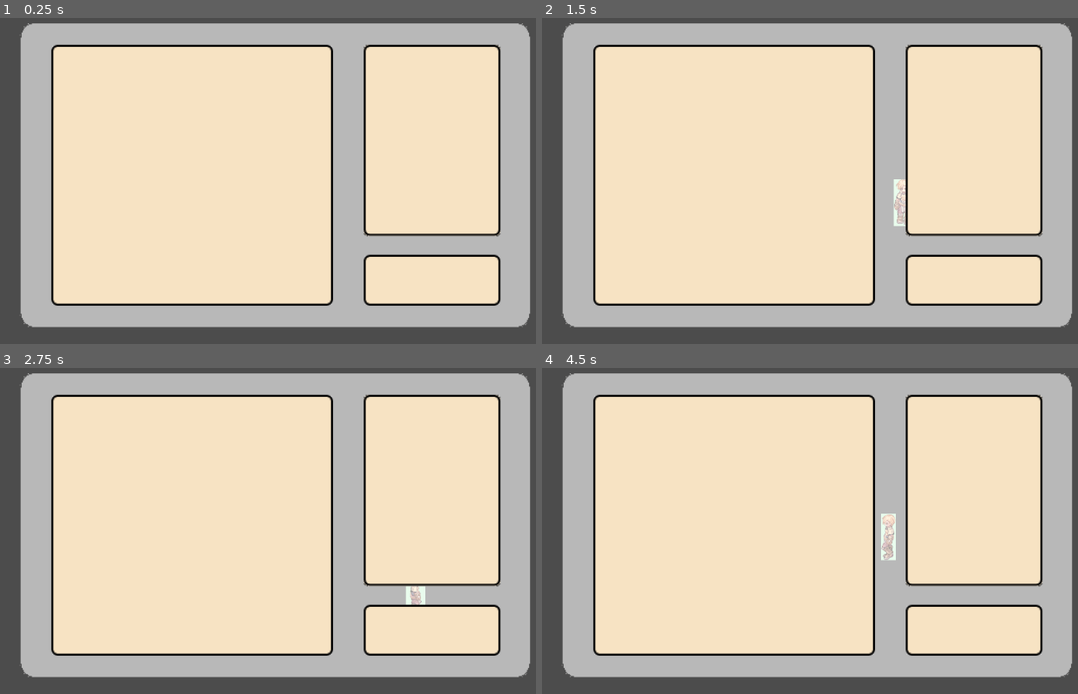
Above: before the commit, frames 1-4 (two rows, left to right).
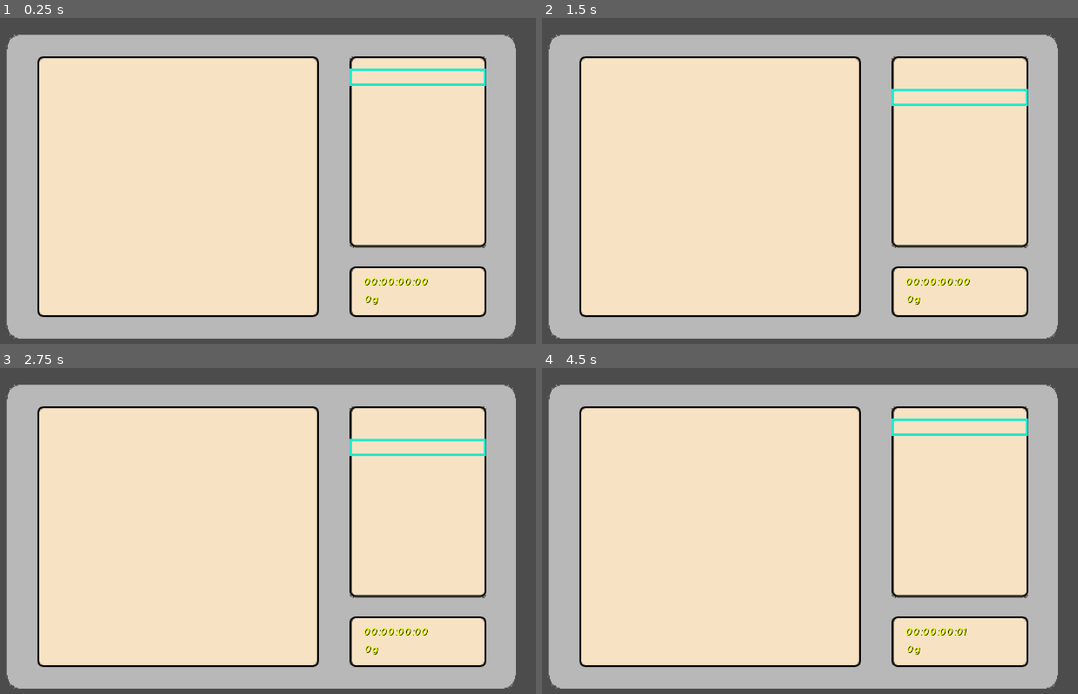
Above: after the commit, the same moments.

Repository: marinho112/rpg001
Game: Godot game, scene res://nodes/root.tscn
Two runs of this game, one before a commit and one after it. Both use one fixed random seed, a clock stepped at 60 frames per second and the inputs below.
Inputs (mouse positions are in pixels of both pictures, inside the frame that each line leads up to):
- Up to frame 1 (0.25 s): no input
- Up to frame 2 (1.5 s): tap Enter (botao_pausa, bound only after the commit) at 0.5 s; move the mouse to (847, 200) at 0.52 s; hold Right (ui_right) 0.53-1.28 s; tap A (a) at 0.6 s; click (847, 200) at 0.8 s; move the mouse to (676, 197) at 1.27 s; hold Down (ui_down) from 1.28 s (still down); click (676, 197) at 1.35 s
- Up to frame 3 (2.75 s): tap A (a) at 1.55 s; tap Space at 2 s; move the mouse to (343, 439) at 2.02 s; release Down (ui_down) at 2.03 s; hold Right (ui_right) from 2.03 s (still down); tap E (E_BUTTON) at 2.1 s; click (343, 439) at 2.3 s
- Up to frame 4 (4.5 s): move the mouse to (777, 605) at 2.77 s; release Right (ui_right) at 2.78 s; hold Up (ui_up) 2.78-3.53 s; tap A (a) at 2.85, 4.35 s; tap Enter (botao_pausa, bound only after the commit) at 3.5, 4.15 s; move the mouse to (1024, 586) at 3.52 s; hold Left (ui_left) from 3.53 s (still down); click (1024, 586) at 3.6 s; tap Space at 4.25 s; move the mouse to (606, 469) at 4.27 s

The runs differ from the first frame. In frame 1, 30% of the frame differs, in the area x 0-99%, y 1-99%; in frame 2, 30%; in frame 3, 30%; in frame 4, 30%.
Error after the commit: Invalid call. Nonexistent function 'recuperaTudo' in base 'Nil'. (res://script/menus/MenuInGame.gd:18)

Commit message:
Iniciado a fazer o menu In Game

Diff:
--- /dev/null
+++ b/VariaveisGlobais.gd
@@ -0,0 +1,34 @@
+extends Node
+
+var pausado = false
+
+var dinheiro = 0
+
+var microTempo = 0
+var segundos = 0
+var minutos = 0
+var horas = 0
+var dias = 0
+
+func _ready():
+	set_process(true)
+
+func _process(delta):
+	controlaRelogio(delta)
+
+
+func controlaRelogio(delta):
+	if(!pausado):
+		microTempo += delta
+		if(microTempo>=1):
+			segundos+=1
+			microTempo-=1
+		if(segundos>=60):
+			minutos+=1
+			segundos-=60
+		if(minutos>=60):
+			horas+=1
+			minutos-=60
+		if(horas>=24):
+			dias+=1
+			horas-=24
--- /dev/null
+++ b/fontes/FontesSalvas/fonteMenuInGame.tres
@@ -0,0 +1,7 @@
+[gd_resource type="DynamicFont" load_steps=2 format=2]
+
+[ext_resource path="res://fontes/quicksand/Quicksand-BoldItalic.otf" type="DynamicFontData" id=1]
+
+[resource]
+size = 20
+font_data = ExtResource( 1 )
--- a/nodes/menus/MenuInGame.tscn
+++ b/nodes/menus/MenuInGame.tscn
@@ -1,9 +1,19 @@
-[gd_scene load_steps=2 format=2]
+[gd_scene load_steps=5 format=2]
 
 [ext_resource path="res://sprites/menus/menuInGame/fundo.png" type="Texture" id=1]
+[ext_resource path="res://nodes/menus/MenuInGameTempoDinheiro.tscn" type="PackedScene" id=2]
+[ext_resource path="res://nodes/menus/MenuInGameOpcoes.tscn" type="PackedScene" id=3]
+[ext_resource path="res://script/menus/MenuInGame.gd" type="Script" id=4]
 
 [node name="MenuInGame" type="Node2D"]
+z_index = 100
+script = ExtResource( 4 )
 
 [node name="fundo" type="Sprite" parent="."]
-z_index = 100
 texture = ExtResource( 1 )
+
+[node name="MenuInGameTempoDinheiro" parent="." instance=ExtResource( 2 )]
+position = Vector2( 192.755, 175.566 )
+
+[node name="MenuInGameOpcoes" parent="." instance=ExtResource( 3 )]
+position = Vector2( 306, -66 )
--- /dev/null
+++ b/nodes/menus/MenuInGameInfoPersonagem.tscn
@@ -0,0 +1,93 @@
+[gd_scene load_steps=5 format=2]
+
+[ext_resource path="res://sprites/menus/menuInGame/fundoOpcoes.png" type="Texture" id=1]
+[ext_resource path="res://sprites/personagem/grupo/rosto-ze.png" type="Texture" id=2]
+[ext_resource path="res://fontes/FontesSalvas/fonteMenuInGame.tres" type="DynamicFont" id=3]
+
+[sub_resource type="GDScript" id=1]
+resource_name = "MenuInGameInfoPErsonagem"
+script/source = "extends Node2D
+
+
+var personagem
+var posicao
+
+# Called when the node enters the scene tree for the first time.
+func _ready():
+	set_process(true)
+
+func _process(delta):
+
+	$Nome.set_text(personagem.nome)
+
+	var textoExp = ControlaDados.receberTexto(\"menus\",15) +\": \"
+	textoExp+= str(personagem.experiencia)+\"/\"+str(personagem.calculaXpProximoLv())
+	$Exp.set_text(textoExp)
+
+	var textoHp = ControlaDados.receberTexto(\"menus\",13) +\": \"
+	textoHp+= str(personagem.hpAtual)+\"/\"+str(personagem.hpMaximo)
+	$Hp.set_text(textoHp)
+
+	var textoMp = ControlaDados.receberTexto(\"menus\",14) +\": \"
+	textoMp+= str(personagem.mpAtual)+\"/\"+str(personagem.mpMaximo)
+	$Mp.set_text(textoMp)
+"
+
+[node name="MenuInGameInfoPersonagem" type="Node2D"]
+script = SubResource( 1 )
+
+[node name="fundo" type="Sprite" parent="."]
+visible = false
+rotation = 1.5708
+scale = Vector2( 0.3, 1.4 )
+texture = ExtResource( 1 )
+
+[node name="imagem" type="Sprite" parent="."]
+position = Vector2( -210, 0 )
+scale = Vector2( 0.4, 0.4 )
+texture = ExtResource( 2 )
+
+[node name="Nome" type="Label" parent="."]
+margin_left = -165.0
+margin_top = -30.0
+margin_right = -79.3698
+margin_bottom = -20.521
+custom_fonts/font = ExtResource( 3 )
+custom_colors/font_color_shadow = Color( 0, 0, 0, 1 )
+text = "Nome"
+__meta__ = {
+"_edit_use_anchors_": false
+}
+
+[node name="Exp" type="Label" parent="."]
+margin_left = 60.0
+margin_top = -30.0
+margin_right = -79.3698
+margin_bottom = -20.521
+custom_fonts/font = ExtResource( 3 )
+custom_colors/font_color_shadow = Color( 0, 0, 0, 1 )
+text = "Exp: 99999/99999"
+__meta__ = {
+"_edit_use_anchors_": false
+}
+
+[node name="Hp" type="Label" parent="."]
+margin_left = -165.0
+margin_right = -76.2897
+margin_bottom = 11.3062
+custom_fonts/font = ExtResource( 3 )
+custom_colors/font_color_shadow = Color( 0, 0, 0, 1 )
+text = "HP: 10/10"
+__meta__ = {
+"_edit_use_anchors_": false
+}
+
+[node name="Mp" type="Label" parent="."]
+margin_right = -46.8564
+margin_bottom = 39.0267
+custom_fonts/font = ExtResource( 3 )
+custom_colors/font_color_shadow = Color( 0, 0, 0, 1 )
+text = "MP: 10/10"
+__meta__ = {
+"_edit_use_anchors_": false
+}
--- /dev/null
+++ b/nodes/menus/MenuInGameOpcao.tscn
@@ -0,0 +1,24 @@
+[gd_scene load_steps=3 format=2]
+
+[ext_resource path="res://fontes/FontesSalvas/fonteMenuInGame.tres" type="DynamicFont" id=1]
+
+[sub_resource type="RectangleShape2D" id=1]
+extents = Vector2( 126.001, 13.9993 )
+
+[node name="OpcaoPersonagem" type="Area2D"]
+
+[node name="Collision" type="CollisionShape2D" parent="."]
+shape = SubResource( 1 )
+
+[node name="texto" type="Label" parent="."]
+margin_left = -118.0
+margin_top = -12.0
+margin_right = 8.99966
+margin_bottom = 12.0
+custom_fonts/font = ExtResource( 1 )
+custom_colors/font_color_shadow = Color( 0, 0, 0, 1 )
+text = "Opcões"
+valign = 1
+__meta__ = {
+"_edit_use_anchors_": false
+}
--- /dev/null
+++ b/nodes/menus/MenuInGameOpcoes.tscn
@@ -0,0 +1,40 @@
+[gd_scene load_steps=5 format=2]
+
+[ext_resource path="res://script/menus/MenuInGameOpcoes.gd" type="Script" id=1]
+[ext_resource path="res://sprites/menus/menuInGame/fundoOpcoes.png" type="Texture" id=2]
+[ext_resource path="res://nodes/menus/MenuInGameOpcao.tscn" type="PackedScene" id=3]
+[ext_resource path="res://nodes/objetos/cursorMenuCombate.tscn" type="PackedScene" id=4]
+
+[node name="MenuInGameOpcoes" type="Node2D"]
+script = ExtResource( 1 )
+
+[node name="fundo" type="Sprite" parent="."]
+visible = false
+texture = ExtResource( 2 )
+
+[node name="OpcaoStatus" parent="." instance=ExtResource( 3 )]
+position = Vector2( 0, -150 )
+
+[node name="OpcaoEquipamentos" parent="." instance=ExtResource( 3 )]
+position = Vector2( 0, -110 )
+
+[node name="OpcaoHabilidades" parent="." instance=ExtResource( 3 )]
+position = Vector2( 0, -70 )
+
+[node name="OpcaoItens" parent="." instance=ExtResource( 3 )]
+position = Vector2( 0, -30 )
+
+[node name="OpcaoBestiario" parent="." instance=ExtResource( 3 )]
+position = Vector2( 0, 10 )
+
+[node name="OpcaoOpcoes" parent="." instance=ExtResource( 3 )]
+position = Vector2( 0, 50 )
+
+[node name="OpcaoAjuda" parent="." instance=ExtResource( 3 )]
+position = Vector2( 0, 90 )
+
+[node name="OpcaoSair" parent="." instance=ExtResource( 3 )]
+position = Vector2( 0, 130 )
+
+[node name="cursor" parent="." instance=ExtResource( 4 )]
+scale = Vector2( 0.85, 1 )
--- /dev/null
+++ b/nodes/menus/MenuInGameTempoDinheiro.tscn
@@ -0,0 +1,63 @@
+[gd_scene load_steps=3 format=2]
+
+[ext_resource path="res://fontes/FontesSalvas/fonteMenuInGame.tres" type="DynamicFont" id=1]
+
+[sub_resource type="GDScript" id=1]
+resource_name = "MenuTempoDInheiro"
+script/source = "extends Node2D
+
+var textoTempo = ControlaDados.receberTexto(\"menus\",0)+\" \"
+var textoOuro = ControlaDados.receberTexto(\"menus\",1)+\" \"
+
+func _ready():
+
+	set_process(true)
+
+
+func _process(delta):
+	var tempo = textoTempo
+	var dinheiro = textoOuro
+
+	tempo +=formataTempo(VariaveisGlobais.dias)+\":\"
+	tempo +=formataTempo(VariaveisGlobais.horas)+\":\"
+	tempo +=formataTempo(VariaveisGlobais.minutos)+\":\"
+	tempo +=formataTempo(VariaveisGlobais.segundos)
+
+	dinheiro+=str(VariaveisGlobais.dinheiro)+\"g\"
+
+	$Tempo.set_text(tempo)
+	$Dinheiro.set_text(dinheiro)
+
+func formataTempo(inteiro):
+	if(inteiro<10):
+		return \"0\"+str(inteiro)
+	else:
+		return str(inteiro)
+"
+
+[node name="MenuInGameTempoDinheiro" type="Node2D"]
+script = SubResource( 1 )
+
+[node name="Tempo" type="Label" parent="."]
+margin_right = 40.0
+margin_bottom = 14.0
+custom_fonts/font = ExtResource( 1 )
+custom_colors/font_color = Color( 0.898039, 1, 0.00784314, 1 )
+custom_colors/font_color_shadow = Color( 0, 0, 0, 1 )
+text = "Tempo: 00:00:00:00"
+__meta__ = {
+"_edit_use_anchors_": false
+}
+
+[node name="Dinheiro" type="Label" parent="."]
+margin_left = 1.54758
+margin_top = 34.0464
+margin_right = 41.5476
+margin_bottom = 48.0464
+custom_fonts/font = ExtResource( 1 )
+custom_colors/font_color = Color( 0.898039, 1, 0.00784314, 1 )
+custom_colors/font_color_shadow = Color( 0, 0, 0, 1 )
+text = "Gold: 0"
+__meta__ = {
+"_edit_use_anchors_": false
+}
--- a/nodes/menus/menuPrincipalInGame.tscn
+++ /dev/null
@@ -1,5 +0,0 @@
-[gd_scene format=2]
-
-[node name="menuPrincipalInGame" type="Node2D"]
-
-[node name="Fundo" type="Sprite" parent="."]
--- a/nodes/root.tscn
+++ b/nodes/root.tscn
@@ -1,16 +1,11 @@
-[gd_scene load_steps=4 format=2]
+[gd_scene load_steps=3 format=2]
 
-[ext_resource path="res://nodes/objetos/Objetos de Cenario/Objeto.tscn" type="PackedScene" id=1]
-[ext_resource path="res://nodes/objetos/personagem.tscn" type="PackedScene" id=2]
 [ext_resource path="res://nodes/menus/MenuInGame.tscn" type="PackedScene" id=3]
+[ext_resource path="res://script/root.gd" type="Script" id=4]
 
 [node name="root" type="Node2D"]
-
-[node name="personagem" parent="." instance=ExtResource( 2 )]
-position = Vector2( 748.161, 403.807 )
-
-[node name="Objeto" parent="." instance=ExtResource( 1 )]
-position = Vector2( 417.9, 409.946 )
+pause_mode = 2
+script = ExtResource( 4 )
 
 [node name="MenuInGame" parent="." instance=ExtResource( 3 )]
-position = Vector2( 692.444, 379.371 )
+position = Vector2( 664.921, 401.9 )
--- a/project.godot
+++ b/project.godot
@@ -25,6 +25,7 @@
 Sprites="*res://script/Sprites.gd"
 Global="*res://script/Global.gd"
 ControlaDados="*res://script/controlaDados.gd"
+VariaveisGlobais="*res://script/VariaveisGlobais.gd"
 GolpesClasses="*res://script/golpes/golpes_classes.gd"
 Bonus="*res://script/bonus.gd"
 Equipamentos="*res://script/itens/equipamentos/equipamentos.gd"
@@ -67,6 +68,12 @@
 "events": [ Object(InputEventKey,"resource_local_to_scene":false,"resource_name":"","device":0,"alt":false,"shift":false,"control":false,"meta":false,"command":false,"pressed":false,"scancode":69,"unicode":0,"echo":false,"script":null)
  ]
 }
+botao_pausa={
+"deadzone": 0.5,
+"events": [ Object(InputEventKey,"resource_local_to_scene":false,"resource_name":"","device":0,"alt":false,"shift":false,"control":false,"meta":false,"command":false,"pressed":false,"scancode":16777221,"unicode":0,"echo":false,"script":null)
+, Object(InputEventKey,"resource_local_to_scene":false,"resource_name":"","device":0,"alt":false,"shift":false,"control":false,"meta":false,"command":false,"pressed":false,"scancode":80,"unicode":0,"echo":false,"script":null)
+ ]
+}
 
 [rendering]
 
--- a/script/Constantes.gd
+++ b/script/Constantes.gd
@@ -1,5 +1,6 @@
 extends Node
 
+const IDIOMA_PORTUGUES_BR = "portugues-br"
 
 #GRUPOS
 const GRUPO_INIMIGO = "000000"
--- a/script/Global.gd
+++ b/script/Global.gd
@@ -2,6 +2,9 @@
 
 func _init():
 	randomize()
+
+func xpNecessariaLv(lv):
+	return (30*lv) + (5*lv*lv)
 
 class personagem:
 
@@ -12,7 +15,7 @@
 	var classe =0
 	var esferas=5
 	var maxValorEsferas = 3
-	var experiencia
+	var experiencia = 0
 
 	var hpMaximo
 	var mpMaximo
@@ -236,6 +239,9 @@
 
 		return lista
 
+	func calculaXpProximoLv():
+		return Global.xpNecessariaLv(lv)
+
 	func calculaAtributos():
 		hpMaximo = baseHp * (lv+5) /2
 		hpMaximo += hpMaximo * vitalidade / 10
--- /dev/null
+++ b/script/VariaveisGlobais.gd
@@ -0,0 +1,40 @@
+extends Node
+
+var idioma = Constantes.IDIOMA_PORTUGUES_BR
+var listaPersonagens = []
+
+var dinheiro = 0
+
+var microTempo = 0
+var segundos = 0
+var minutos = 0
+var horas = 0
+var dias = 0
+
+func _ready():
+	listaPersonagens.append(ControlaDados.carregaInfoInicialPersonagemGrupo(1001))
+	listaPersonagens.append(ControlaDados.carregaInfoInicialPersonagemGrupo(1001))
+	listaPersonagens.append(ControlaDados.carregaInfoInicialPersonagemGrupo(1001))
+	listaPersonagens.append(ControlaDados.carregaInfoInicialPersonagemGrupo(1001))
+	listaPersonagens.append(ControlaDados.carregaInfoInicialPersonagemGrupo(1001))
+	listaPersonagens.append(ControlaDados.carregaInfoInicialPersonagemGrupo(1001))
+	set_process(true)
+
+func _process(delta):
+	controlaRelogio(delta)
+
+
+func controlaRelogio(delta):
+	microTempo += delta
+	if(microTempo>=1):
+		segundos+=1
+		microTempo-=1
+	if(segundos>=60):
+		minutos+=1
+		segundos-=60
+	if(minutos>=60):
+		horas+=1
+		minutos-=60
+	if(horas>=24):
+		dias+=1
+		horas-=24
--- a/script/areas/combate.gd
+++ b/script/areas/combate.gd
@@ -63,9 +63,7 @@
 	listaAmigos[0].posicaoCombate=5
 	listaAmigos[1].posicaoCombate=1
 	listaAmigos[2].posicaoCombate=2
-	var arma = Equipamentos.equipamento_arma.new()
-	arma.dano=10
-	arma.defesa= 10
+
 	carregaListaInimigos([1001,1001,1001,1001,1001])
 
 
--- a/script/controlaDados.gd
+++ b/script/controlaDados.gd
@@ -32,7 +32,7 @@
 
 	var mob = Global.personagemMob.new()
 	mob.ID = int(dividido[0])
-	mob.nome = dividido[1]
+	mob.nome = receberTexto("mobs",int(dividido[1]))
 	mob.lv = int(dividido[2])
 	mob.classe = int(dividido[3])
 	mob.esferas=int(dividido[4])
@@ -84,7 +84,7 @@
 	per.habilidadesPassivas = []
 
 	per.ID = int(dividido[0])
-	per.nome = dividido[1]
+	per.nome = receberTexto("personagens",int(dividido[1]))
 	per.lv = int(dividido[2])
 	per.classe = int(dividido[3])
 	per.baseHp = int(dividido[4])
@@ -131,11 +131,11 @@
 	if not erro:
 		while(!arquivo.eof_reached()):
 			conteudo = arquivo.get_line()
-			if(conteudo.length( ) >2):
+			if(conteudo.length() >2):
 				if((conteudo[0]!="/")and(conteudo[1]!="/")):
 					var dividido = conteudo.split(",")
 					if(dividido[0] == str(id)):
-						var elementoMenu = Global.elementoMenu.new(int(dividido[1]),dividido[2],int(dividido[3]),int(dividido[4]))
+						var elementoMenu = Global.elementoMenu.new(int(dividido[1]),receberTexto("menus",int(dividido[2])),int(dividido[3]),int(dividido[4]))
 						return elementoMenu
 	else:
 		print("ERRO!!")
@@ -178,3 +178,29 @@
 			lista.append(elementoMenu)
 
 	return lista
+
+func receberTexto(arqui,num):
+	var arquivo = File.new()
+	#var erro = arquivo.open("res://dados/teste.data",File.WRITE)
+	var local = "res://Textos/" + VariaveisGlobais.idioma +"/"+arqui+".data"
+	var erro = arquivo.open(local,File.READ)
+
+	if not erro:
+		var conteudo = arquivo.get_as_text()
+		var cortado = conteudo.split("¶")
+		var valor = 2
+		if(num>9):
+			valor+=1
+		if(num>99):
+			valor+=1
+		if(num>999):
+			valor+=1
+		var texto = removeInicioInvalido(cortado[num])
+		return removeInicioInvalido(texto.right(valor))
+
+	return ""
+
+func removeInicioInvalido(string):
+	while((string!="")and((string[0]==" ") or (string[0]=="	") or (string[0]=="\n"))):
+		string = string.right(1)
+	return string
--- /dev/null
+++ b/script/menus/MenuInGame.gd
@@ -0,0 +1,23 @@
+extends Node2D
+
+var listaInfoPersonagem = []
+var preInfoPersonagem = preload("res://nodes/menus/MenuInGameInfoPersonagem.tscn")
+
+func _ready():
+	atualizaPersonagens()
+
+func atualizaPersonagens():
+
+	for item in listaInfoPersonagem:
+		item.queue_free()
+
+	for i in len(VariaveisGlobais.listaPersonagens):
+		var item = VariaveisGlobais.listaPersonagens[i]
+		var novo = preInfoPersonagem.instance()
+		#ROMOVER linha com recuperaTudo
+		item.recuperaTudo(2)
+		novo.personagem=item
+		var novoPosicao = Vector2(-165,-190 + (i*80))
+		novo.set_global_position(novoPosicao)
+		add_child(novo)
+		listaInfoPersonagem.append(novo)
--- /dev/null
+++ b/script/menus/MenuInGameOpcoes.gd
@@ -0,0 +1,64 @@
+extends Node2D
+
+var posicao = 0
+var ativado = true
+var listaMenu = []
+
+func _ready():
+	listaMenu.append($OpcaoStatus)
+	listaMenu.append($OpcaoEquipamentos)
+	listaMenu.append($OpcaoHabilidades)
+	listaMenu.append($OpcaoItens)
+	listaMenu.append($OpcaoBestiario)
+	listaMenu.append($OpcaoOpcoes)
+	listaMenu.append($OpcaoAjuda)
+	listaMenu.append($OpcaoSair)
+	$OpcaoStatus/texto.set_text(ControlaDados.receberTexto("menus",7))
+	$OpcaoEquipamentos/texto.set_text(ControlaDados.receberTexto("menus",8))
+	$OpcaoHabilidades/texto.set_text(ControlaDados.receberTexto("menus",6))
+	$OpcaoItens/texto.set_text(ControlaDados.receberTexto("menus",4))
+	$OpcaoBestiario/texto.set_text(ControlaDados.receberTexto("menus",9))
+	$OpcaoOpcoes/texto.set_text(ControlaDados.receberTexto("menus",10))
+	$OpcaoAjuda/texto.set_text(ControlaDados.receberTexto("menus",11))
+	$OpcaoSair/texto.set_text(ControlaDados.receberTexto("menus",12))
+
+	set_process(true)
+
+func _process(delta):
+
+	desenhaCursor()
+	controlaPosicaoCursor()
+
+
+func desenhaCursor():
+	var posicao2 = listaMenu[posicao].get_global_position()
+	posicao2.y += 2
+	$cursor.set_global_position(posicao2)
+
+func controlaPosicaoCursor():
+
+	if Input.is_action_just_pressed("ui_up"):
+		if(posicao>0):
+			posicao-=1
+	elif Input.is_action_just_pressed("ui_down"):
+		if(posicao<7):
+			posicao+=1
+
+	if Input.is_action_just_pressed("a"):
+		selecionaOpcaoMenu()
+
+	if Input.is_action_just_pressed("mouse_left"):
+		var posicaoCursor=get_global_mouse_position()
+
+		for i in len(listaMenu):
+			var item = listaMenu[i]
+			var tamanho = item.get_node("Collision").get_shape().get_extents()
+			if((posicaoCursor.x > (item.get_global_position().x -tamanho.x)) and (posicaoCursor.x < (item.get_global_position().x +tamanho.x))):
+				if((posicaoCursor.y > (item.get_global_position().y -tamanho.y)) and (posicaoCursor.y < (item.get_global_position().y +tamanho.y))):
+					if(posicao == i):
+						selecionaOpcaoMenu()
+					else:
+						posicao=i
+
+func selecionaOpcaoMenu():
+	print(str(posicao))
--- a/script/menus/menuEsferasCombate.gd
+++ b/script/menus/menuEsferasCombate.gd
@@ -3,8 +3,11 @@
 var habilitado = false
 var positionCursor = 0
 
+var textoEsferas= ControlaDados.receberTexto("menus",2)
+
 func _ready():
 	set_process(true)
+	$titulo.set_text(textoEsferas)
 	pass # Replace with function body.
 
 func _process(delta):
--- a/script/objetos/personagem_combate.gd
+++ b/script/objetos/personagem_combate.gd
@@ -40,8 +40,8 @@
 
 func _process(delta):
 
-		controlaAtaque(delta)
-		golpesControleHits(delta)
+	controlaAtaque(delta)
+	golpesControleHits(delta)
 
 
 func alteraPosicaoPermanente(posicao,inteiro):
@@ -543,8 +543,8 @@
 
 			if(bloqueado > 0):
 				if(bloqueado>1):
-					var tituloAlerta="Bloqueado!"
-					var textoAlerta= "Seu golpe foi bloqueado pelo oponente que estava \nno caminho. Tente atacar um oponente que não \nesteja protegido."
+					var tituloAlerta=ControlaDados.receberTexto("combate",1)
+					var textoAlerta= ControlaDados.receberTexto("combate",2)
 					get_parent().alertaCombate(tituloAlerta,textoAlerta,3,true)
 
 				bloqueado=0
--- /dev/null
+++ b/script/root.gd
@@ -0,0 +1,13 @@
+extends Node2D
+
+
+
+var pausado = false
+
+func _ready():
+	set_process(true)
+
+func _process(delta):
+	if Input.is_action_just_pressed("botao_pausa"):
+		pausado = !pausado
+		get_tree().paused=pausado
--- a/sprites/frames/espadachin.tres
+++ b/sprites/frames/espadachin.tres
@@ -53,19 +53,19 @@
 "name": "andar_baixo_esquerda",
 "speed": 5.0
 }, {
+"frames": [ ExtResource( 17 ), ExtResource( 18 ), ExtResource( 19 ), ExtResource( 31 ), ExtResource( 39 ), ExtResource( 22 ), ExtResource( 29 ), ExtResource( 21 ) ],
+"loop": true,
+"name": "andar_baixo",
+"speed": 5.0
+}, {
 "frames": [ ExtResource( 36 ), ExtResource( 37 ), ExtResource( 40 ), ExtResource( 26 ), ExtResource( 27 ), ExtResource( 25 ), ExtResource( 32 ), ExtResource( 33 ) ],
 "loop": true,
 "name": "andar_cima_esquerda",
 "speed": 5.0
 }, {
-"frames": [ ExtResource( 9 ), ExtResource( 1 ), ExtResource( 4 ), ExtResource( 3 ), ExtResource( 15 ), ExtResource( 12 ), ExtResource( 16 ), ExtResource( 2 ) ],
+"frames": [ ExtResource( 43 ), ExtResource( 44 ), ExtResource( 41 ), ExtResource( 45 ), ExtResource( 42 ) ],
 "loop": true,
-"name": "andar_cima",
-"speed": 5.0
-}, {
-"frames": [ ExtResource( 17 ), ExtResource( 18 ), ExtResource( 19 ), ExtResource( 31 ), ExtResource( 39 ), ExtResource( 22 ), ExtResource( 29 ), ExtResource( 21 ) ],
-"loop": true,
-"name": "andar_baixo",
+"name": "parado",
 "speed": 5.0
 }, {
 "frames": [ ExtResource( 13 ), ExtResource( 8 ), ExtResource( 10 ), ExtResource( 7 ), ExtResource( 11 ), ExtResource( 6 ), ExtResource( 5 ), ExtResource( 14 ) ],
@@ -73,8 +73,8 @@
 "name": "andar_esquerda",
 "speed": 5.0
 }, {
-"frames": [ ExtResource( 43 ), ExtResource( 44 ), ExtResource( 41 ), ExtResource( 45 ), ExtResource( 42 ) ],
+"frames": [ ExtResource( 9 ), ExtResource( 1 ), ExtResource( 4 ), ExtResource( 3 ), ExtResource( 15 ), ExtResource( 12 ), ExtResource( 16 ), ExtResource( 2 ) ],
 "loop": true,
-"name": "parado",
+"name": "andar_cima",
 "speed": 5.0
 } ]
--- a/sprites/frames/personagem_combate.tres
+++ b/sprites/frames/personagem_combate.tres
@@ -24,6 +24,11 @@
 "name": "morto",
 "speed": 5.0
 }, {
+"frames": [ ExtResource( 10 ) ],
+"loop": true,
+"name": "movendo",
+"speed": 5.0
+}, {
 "frames": [ ExtResource( 6 ), ExtResource( 4 ), ExtResource( 7 ), ExtResource( 7 ), ExtResource( 5 ), ExtResource( 8 ) ],
 "loop": true,
 "name": "batendo",
@@ -33,9 +38,4 @@
 "loop": true,
 "name": "apanhando",
 "speed": 5.0
-}, {
-"frames": [ ExtResource( 10 ) ],
-"loop": true,
-"name": "movendo",
-"speed": 5.0
 } ]
Binary file changed: sprites/menus/menuInGame/fundo.png
Binary file added: sprites/menus/menuInGame/fundoOpcoes.png
Not shown, added: sprites/menus/menuInGame/fundoOpcoes.png.import
Binary file added: sprites/personagem/grupo/rosto-ze.png
Not shown, added: sprites/personagem/grupo/rosto-ze.png.import
